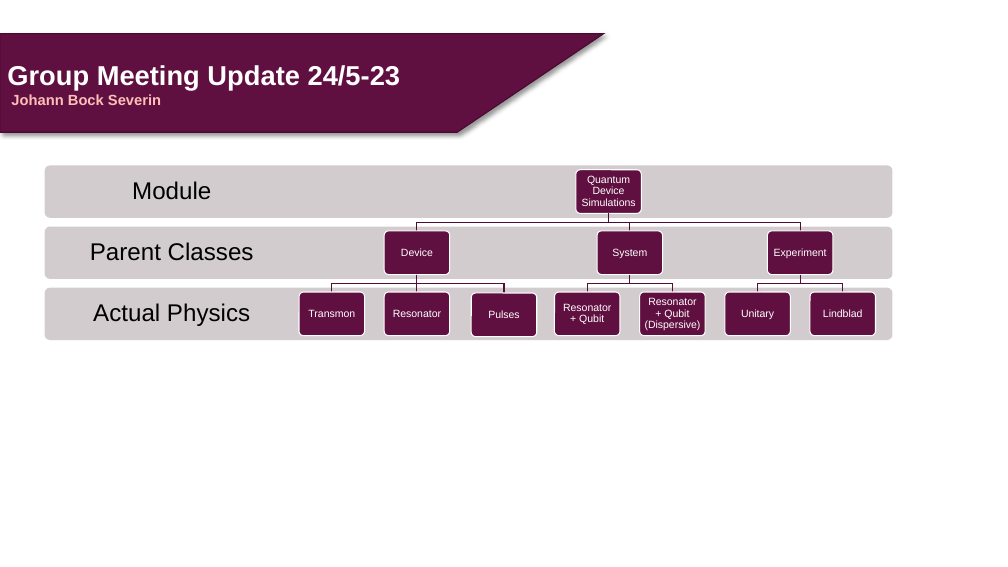
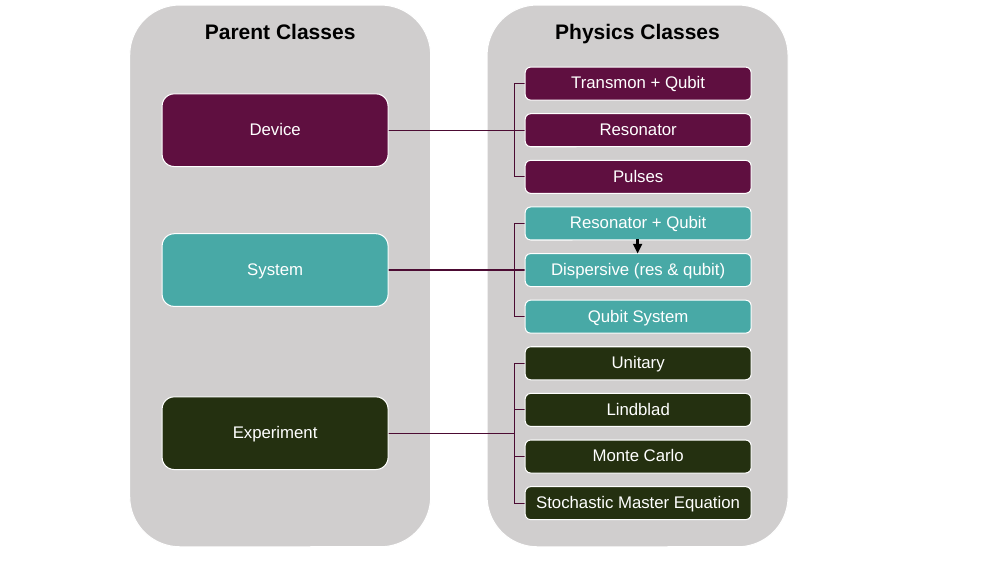
Before and after one commit to JohannSeverin/Master_Thesis, a slide deck: slide 1 of Presentations/group_meeting_updates/05_24_module_structure.pptx. Drawn at 1008x567 pixels with LibreOffice and Linux fonts; fonts in the diff are those of the drawing. Boxes give left, top, right and bottom in pixels: in the first picture for what was removed or moved away, otherwise in the second. Text is boxed around its words. In the diff, an @@ line names an element or a change of style, - is before the commit and + after.

Commit message:
Dispersive diagrams

```diff
--- a/Presentations/group_meeting_updates/05_24_module_structure.pptx
+++ b/Presentations/group_meeting_updates/05_24_module_structure.pptx
@@ rounded rectangle added at (130,5,431,547), fill #D0CECE, outline #FFFFFF 1 pt @@
@@ text "Parent Classes": place and size @@
-text "Parent Classes" at (90,242,254,261)
+text "Parent Classes" at (205,23,355,39)
@@ text "Parent Classes" at (205,23,355,39): size 23 to 20 pt, bold on; less space between paragraphs; vertical alignment middle to top @@
@@ rounded rectangle added at (487,5,788,547), fill #D0CECE, outline #FFFFFF 1 pt @@
@@ text added at (555,23,719,43), 20 pt, text #000000, bold @@
+Physics Classes
@@ freeform shape removed at (0,33,604,132) @@
-Group Meeting Update 24/5-23
-Johann Bock Severin
@@ text at (571,76,705,91): text changed; size 10 to 16 pt @@
-Transmon
+Transmon + Qubit
@@ text "Device": place and size @@
-text "Device" at (401,248,433,256)
+text "Device" at (250,123,301,135)
@@ text "Resonator": place and size @@
-text "Resonator" at (393,309,441,317)
+text "Resonator" at (600,123,677,135)
@@ rounded rectangle: place and size @@
-rounded rectangle at (576,170,642,214)
+rounded rectangle at (526,160,752,194)
@@ rounded rectangle at (526,160,752,194): proportions changed @@
@@ text "Pulses": place and size @@
-text "Pulses" at (488,310,519,318)
+text "Pulses" at (613,170,663,182)
@@ text "Resonator + Qubit": place and size @@
-text "Resonator + Qubit" at (563,303,611,324)
+text "Resonator + Qubit" at (570,216,706,231)
@@ text "System": place and size @@
-text "System" at (612,248,647,258)
+text "System" at (247,263,303,279)
@@ freeform shape: place and size @@
-freeform shape at (417,213,609,231)
+freeform shape at (388,224,525,271)
@@ arrow added from (637, 239) to (637, 253), #000000 3 pt @@
@@ freeform shape: place and size @@
-freeform shape at (417,274,504,293)
+freeform shape at (388,270,525,317)
@@ freeform shape at (388,270,525,317): outline #560E3A 1 pt to #4C0C33 1 pt @@
@@ group removed at (45,166,892,340): 13 rounded rectangles, 8 freeform shapes, 4 texts @@
-Actual Physics
-Module
-Quantum Device Simulations
-Resonator + Qubit (Dispersive)
@@ text "Unitary": place and size @@
-text "Unitary" at (741,309,774,319)
+text "Unitary" at (612,356,665,372)
@@ text "Experiment": place and size @@
-text "Experiment" at (774,248,827,258)
+text "Experiment" at (233,426,318,442)
@@ size 10 to 16 pt; more space between paragraphs in 8 elements at (612,356,665,372), (570,216,706,231), (250,123,301,135), (600,123,677,135), (613,170,663,182), (247,263,303,279), (233,426,318,442), (607,403,670,415) @@
@@ text "Lindblad": place and size @@
-text "Lindblad" at (823,309,863,317)
+text "Lindblad" at (607,403,670,415)
@@ group added at (162,67,752,520): 12 rounded rectangles, 8 freeform shapes, 4 texts @@
+Dispersive (res & qubit)
+Qubit System
+Monte Carlo
+Stochastic Master Equation
```
Also in this commit, not shown: 39 other files.
